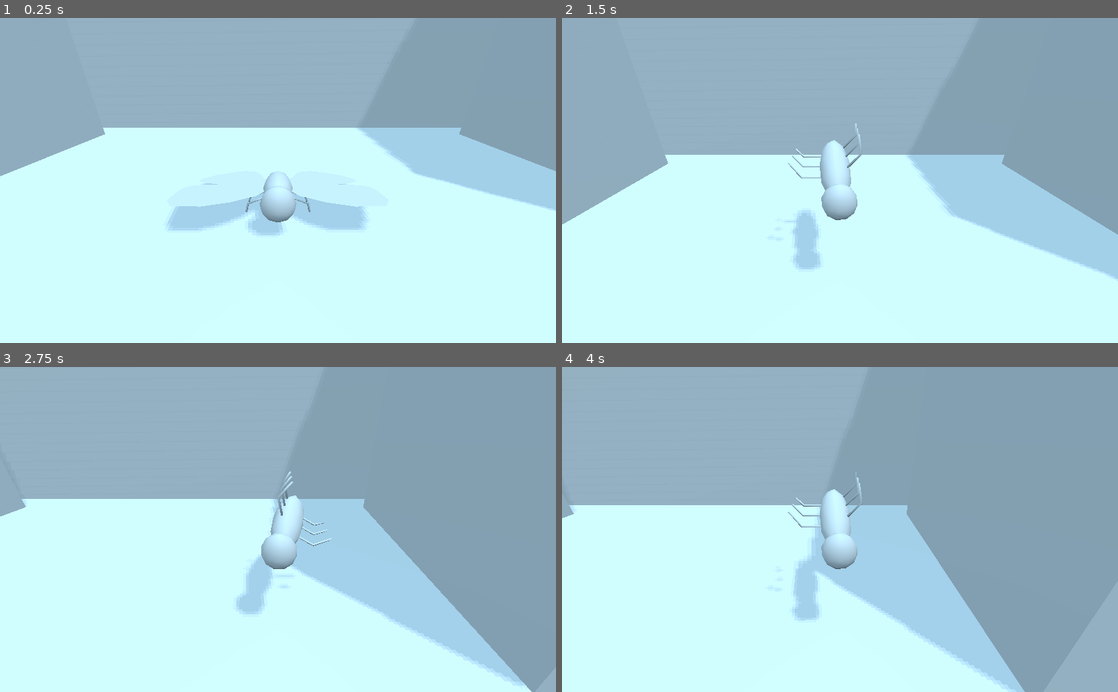
Above: before the commit, frames 1-4 (two rows, left to right).
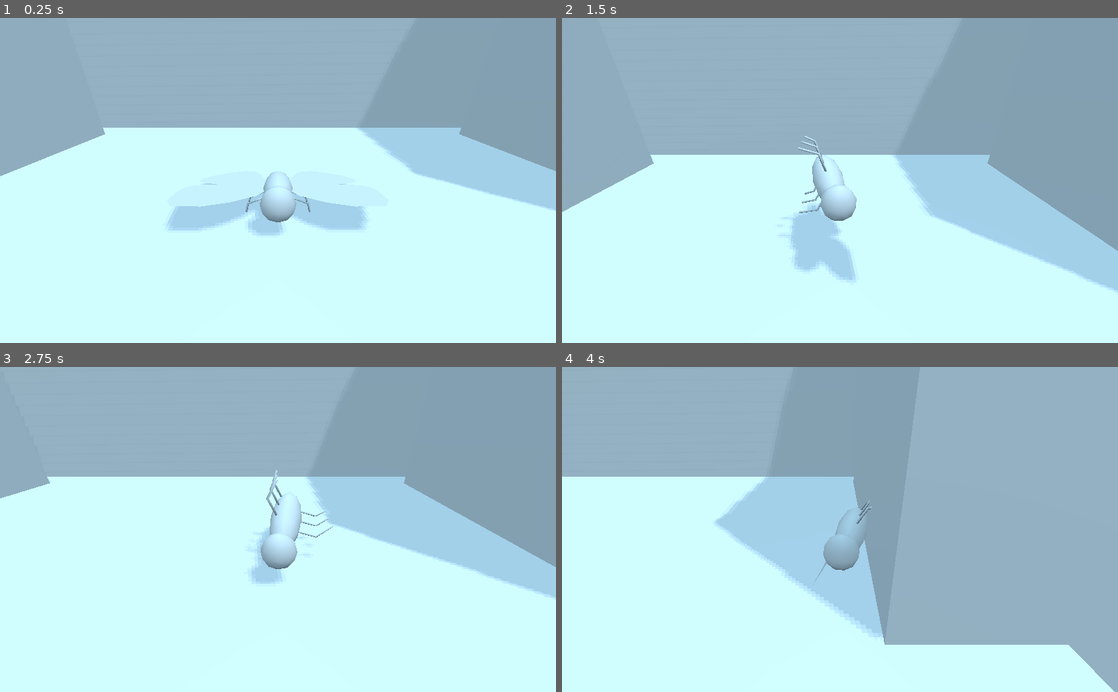
Above: after the commit, the same moments.

Repository: joshbarlow/bug-game
Game: Godot game, scene res://base.tscn
Same seed, same stepped clock (60 frames per second), same inputs: the game is played once before the commit and once after it.
Inputs:
- Up to frame 1 (0.25 s): no input
- Up to frame 2 (1.5 s): tap Enter (ui_accept) at 0.5, 1.35 s; hold Right (ui_right) 0.53-1.28 s; hold Enter (ui_accept) 0.53-1.28 s; hold Left (ui_left) from 1.28 s (still down)
- Up to frame 3 (2.75 s): tap Enter (ui_accept) at 1.52, 1.82 s; release Left (ui_left) at 2.03 s; hold Right (ui_right) from 2.03 s (still down); hold Enter (ui_accept) from 2.03 s (still down)
- Up to frame 4 (4 s): release Enter (ui_accept) at 2.78 s; tap Enter (ui_accept) at 2.85, 3.02, 3.32 s; release Right (ui_right) at 3.53 s; hold Left (ui_left) from 3.53 s (still down); hold Enter (ui_accept) from 3.53 s (still down)

The runs differ from the first frame. In frame 1, less than 0.1% of the frame differs, in the area x 35-65%, y 47-59%; in frame 2, 5.0%; in frame 3, 22%, in the area x 0-100%, y 31-100%; in frame 4, 18%.

Commit message:
basic animation

Diff:
--- a/bug-game/RigidBody.gd
+++ b/bug-game/RigidBody.gd
@@ -4,15 +4,17 @@
 var dir = get_transform().basis.y
 
 var timer = null
-var flapDelay = 0.5
+var timer2 = null
+var flapDelay = 0.2
 var canFlap = true
 
 func get_input(delta):
 	##velocity = Vector3.ZERO
 	if (Input.is_action_pressed("ui_accept") && canFlap):
-		dir = get_transform().basis.y * 400
-		add_central_force(dir)
+		#dir = get_transform().basis.y * 400
+		#add_central_force(dir)
 		canFlap = false
+		get_node("butterfly_anim/AnimationPlayer").play("Animation")
 		timer.start()
 	if Input.is_action_pressed("ui_right"):
 		add_torque(Vector3(0,0,-10))
@@ -29,7 +31,19 @@
 	timer.set_wait_time(flapDelay)
 	timer.connect('timeout',self,"on_timer_complete")
 	add_child(timer)
+	timer2 = Timer.new()
+	timer2.set_one_shot(true)
+	timer2.set_wait_time(0.3)
+	timer2.connect('timeout',self,"on_timer_2_complete")
+	add_child(timer2)
+
 func on_timer_complete():
+	dir = get_transform().basis.y * 400
+	add_central_force(dir)
+	timer2.start()
+	#canFlap = true
+
+func on_timer_2_complete():
 	canFlap = true
 
 func _process(delta):
--- a/bug-game/base.tscn
+++ b/bug-game/base.tscn
@@ -2,7 +2,7 @@
 
 [ext_resource path="res://Camera.gd" type="Script" id=1]
 [ext_resource path="res://RigidBody.gd" type="Script" id=2]
-[ext_resource path="res://models/butterfly.gltf" type="PackedScene" id=3]
+[ext_resource path="res://butterfly_anim.tscn" type="PackedScene" id=3]
 
 [sub_resource type="CapsuleShape" id=1]
 height = 0.113876
@@ -91,8 +91,8 @@
 
 [node name="Position3D" type="Position3D" parent="RigidBody"]
 
-[node name="butterfly" parent="RigidBody" instance=ExtResource( 3 )]
-transform = Transform( 1.5, 0, 0, 0, 1.5, 0, 0, 0, 1.5, 0, -1.14424, 0 )
+[node name="butterfly_anim" parent="RigidBody" instance=ExtResource( 3 )]
+transform = Transform( 1.5, 0, 0, 0, 1.5, 0, 0, 0, 1.5, 0, -1.144, 0 )
 
 [node name="Floor" type="StaticBody" parent="."]
 
--- /dev/null
+++ b/bug-game/butterfly_anim.tscn
@@ -0,0 +1,5 @@
+[gd_scene load_steps=2 format=2]
+
+[ext_resource path="res://models/butterfly_anim.gltf" type="PackedScene" id=1]
+
+[node name="butterfly_anim" instance=ExtResource( 1 )]
Not shown, changed: bug-game/export_presets.cfg
Not shown, added: bug-game/models/butterfly_anim.gltf
Not shown, added: bug-game/models/butterfly_anim.gltf.import
